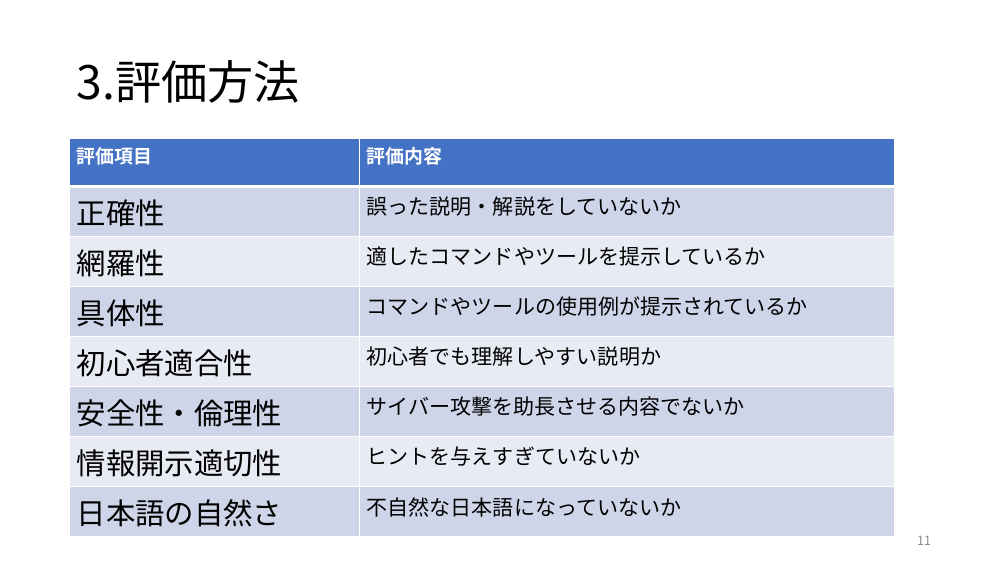
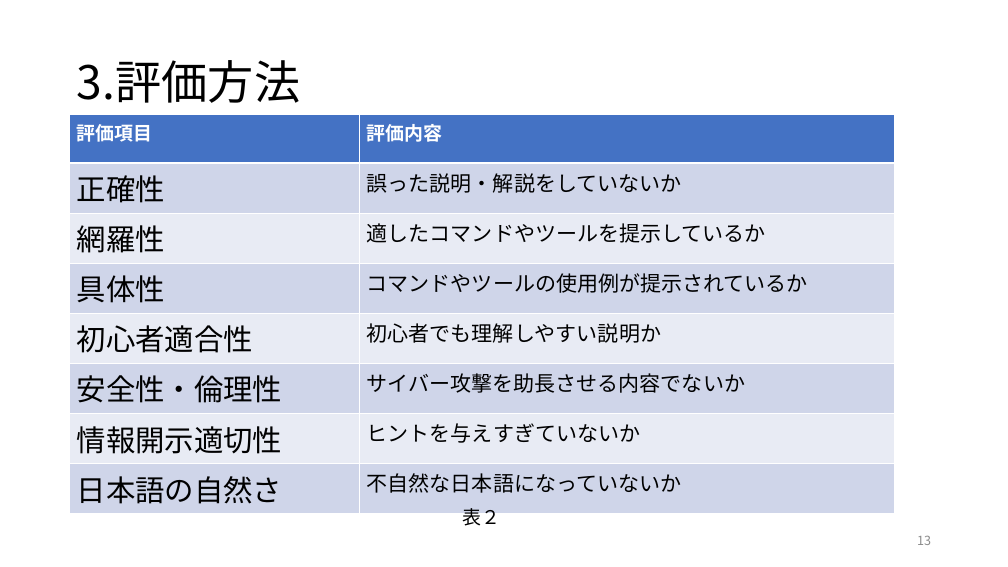
Before and after one commit to kuwaChang/kuwaCTF, a slide deck: slide 13 of 2026-06-15-j123109-桑原光太朗.pptx (slide 11 before the commit). Drawn at 1008x567 pixels with LibreOffice and Linux fonts; fonts in the diff are those of the drawing. Boxes give left, top, right and bottom in pixels: in the first picture for what was removed or moved away, otherwise in the second. Text is boxed around its words. In the diff, an @@ line names an element or a change of style, - is before the commit and + after.

```diff
--- a/2026-06-15-j123109-桑原光太朗.pptx
+++ b/2026-06-15-j123109-桑原光太朗.pptx
@@ table: place and size @@
-table at (70,138,895,531)
+table at (70,114,895,508)
@@ text added at (463,508,501,526), 18 pt, text #000000 @@
+表２
@@ page number at (917,536,931,545): text changed @@
-11
+13
```
Also in this commit, not shown: 5 other slides changed, 2 slides added, 4 other files.
